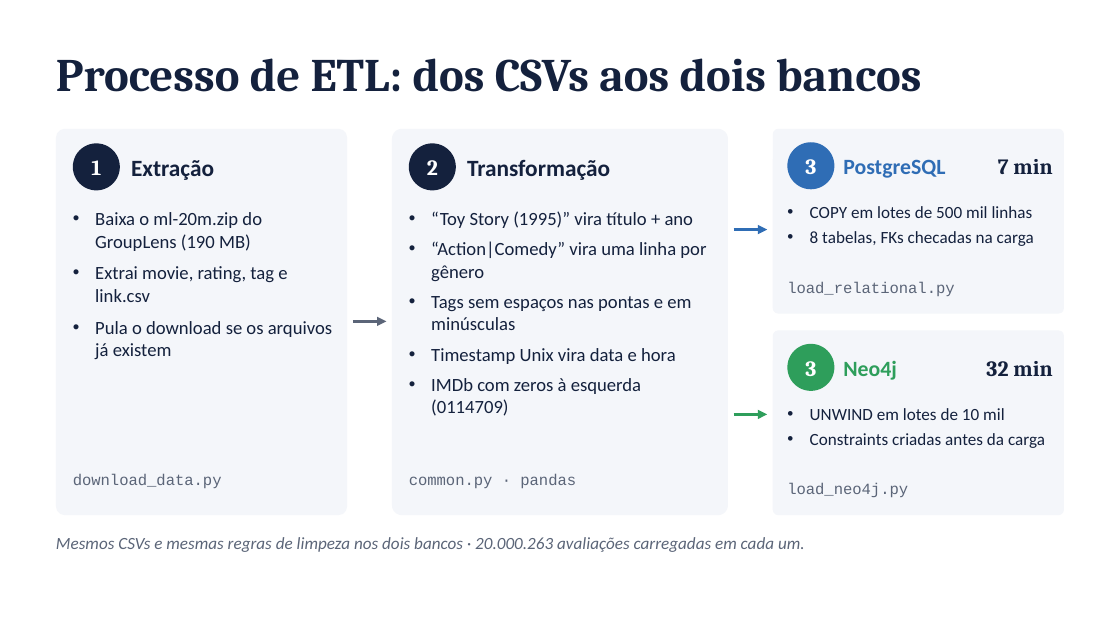
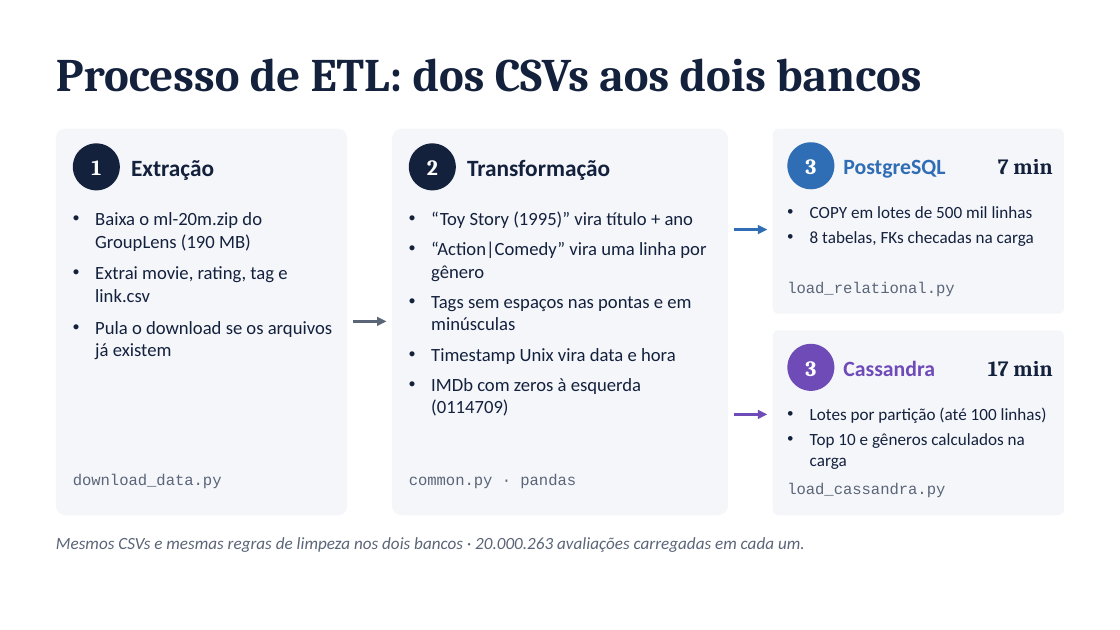
Before and after one commit to FineiasAntonio/BancoDeDados, a slide deck: slide 6 of docs/apresentacao.pptx. Drawn at 1120x630 pixels with LibreOffice and Linux fonts; fonts in the diff are those of the drawing. Boxes give left, top, right and bottom in pixels: in the first picture for what was removed or moved away, otherwise in the second. Text is boxed around its words. In the diff, an @@ line names an element or a change of style, - is before the commit and + after.

```diff
--- a/docs/apresentacao.pptx
+++ b/docs/apresentacao.pptx
@@ ellipse "3" at box(787, 344, 834, 391): fill #2E9E5B to #6F4BB8 @@
@@ text at box(843, 360, 935, 376): text changed; text colour #2E9E5B to #6F4BB8 @@
-Neo4j
+Cassandra
@@ text at box(988, 361, 1052, 376): text changed @@
-32 min
+17 min
@@ arrow (734, 414) - (767, 414): stroke #2E9E5B 2 pt to #6F4BB8 2 pt @@
@@ text at box(810, 407, 1047, 469): text changed @@
-• UNWIND em lotes de 10 mil
-• Constraints criadas antes da carga
+• Lotes por partição (até 100 linhas)
+• Top 10 e gêneros calculados na carga
@@ text at box(787, 483, 945, 497): text changed @@
-load_neo4j.py
+load_cassandra.py
```
Also in this commit, not shown: 10 other slides changed, 3 slides added, 4 slides removed, 3 other files.
